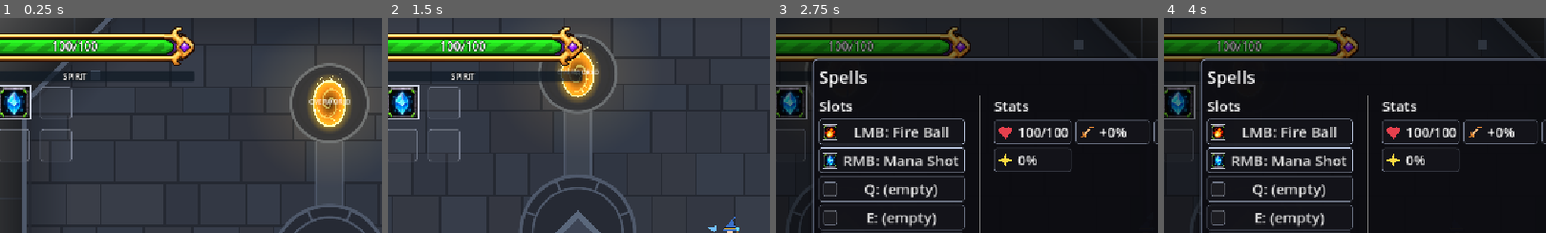
Above: before the commit, frames 1-4 (left to right).
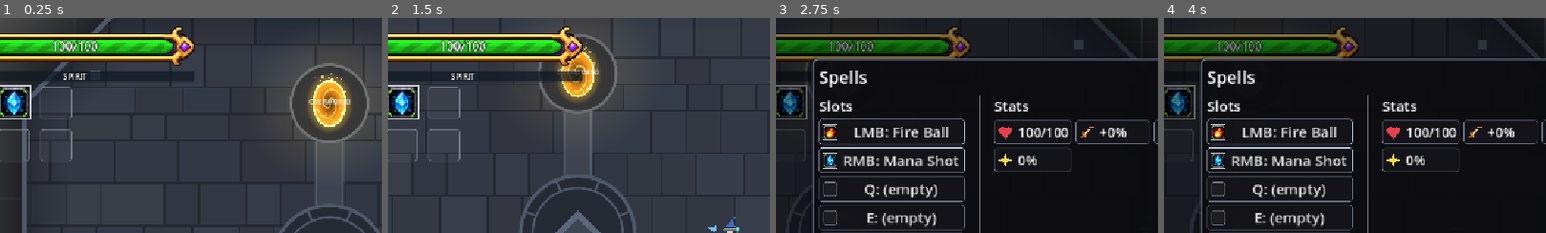
Above: after the commit, the same moments.

Repository: BestestGameStudio/gangU
Game: Godot game, scene res://scenes/main.tscn
Two runs of this game, one before a commit and one after it. Both use one fixed random seed, a clock stepped at 60 frames per second and the inputs below. Sound files missing from this copy of the repository are replaced by a short silence.
Inputs (mouse positions are % of the whole screen's width and height, from its top left):
- Up to frame 1 (0.25 s): no input
- Up to frame 2 (1.5 s): tap Enter at 0.5 s; move the mouse to (72, 45) at 0.52 s; hold D (move_right) 0.53-1.25 s; hold Space (cast) 0.53-1.25 s; click (72, 45) at 0.67 s; drag from (30, 55) to (35, 13) at 1.27 s
- Up to frame 3 (2.75 s): move the mouse to (60, 28) at 2.02 s; hold D (move_right) from 2.03 s (still down); hold Tab (equip_panel) from 2.03 s (still down)
- Up to frame 4 (4 s): release D (move_right) at 2.75 s; release Tab (equip_panel) at 2.75 s; drag from (45, 70) to (5, 69) at 2.77 s; move the mouse to (80, 65) at 3.52 s; hold A (move_left) from 3.53 s (still down); click (80, 65) at 3.6 s
The pictures show only the part of the screen within x 7-57%, y 0-50%; the shares and areas given below are measured in that part.

The runs differ from the first frame. In frame 1, 0.1% of the frame differs, in the area x 82-91%, y 25-49%; in frame 2, less than 0.1%; in frame 3, less than 0.1%; in frame 4, less than 0.1%.

Commit message:
feat(shop): sell only base spells, never upgraded variants (#496)
The demo catalog drops every SpellUpgrade result_spell (30 upgraded
variants incl. Heavy Rain, Fire Ball Split, Fire Ball Beam Piercing);
the pool is now the 9 base player spells. test496 plus the updated
test466/test129 derive base vs upgraded from resources/upgrades data.

Co-authored-by: Colin Lin <351329964+instinct-dc@users.noreply.github.com>
Co-Authored-By: Claude Opus 5.5 <noreply@anthropic.com>

Diff:
--- a/resources/shop/demo_catalog.tres
+++ b/resources/shop/demo_catalog.tres
@@ -1,105 +1,20 @@
-[gd_resource type="Resource" script_class="ShopCatalog" load_steps=80 format=3 uid="uid://bgangurshopcat"]
+[gd_resource type="Resource" script_class="ShopCatalog" load_steps=21 format=3 uid="uid://bgangurshopcat"]
 
 [ext_resource type="Script" path="res://scripts/shop_catalog.gd" id="1"]
 [ext_resource type="Script" path="res://scripts/shop_entry.gd" id="2"]
-[ext_resource type="Spell" path="res://resources/spells/big_ball.tres" id="3"]
-[ext_resource type="Spell" uid="uid://bgangu265bf" path="res://resources/spells/bolt_flurry.tres" id="4"]
-[ext_resource type="Spell" uid="uid://bgangu265bh" path="res://resources/spells/bolt_heavy.tres" id="5"]
 [ext_resource type="Spell" uid="uid://bgangu4fire" path="res://resources/spells/fire_ball.tres" id="6"]
-[ext_resource type="Spell" uid="uid://bgangubeam" path="res://resources/spells/fire_ball_beam.tres" id="7"]
-[ext_resource type="Spell" uid="uid://bgangum2bh" path="res://resources/spells/fire_ball_beam_heavy.tres" id="8"]
-[ext_resource type="Spell" uid="uid://bgangum2bhm" path="res://resources/spells/fire_ball_beam_homing.tres" id="9"]
-[ext_resource type="Spell" uid="uid://bgangum2bl" path="res://resources/spells/fire_ball_beam_long.tres" id="10"]
-[ext_resource type="Spell" uid="uid://bgangum2bp" path="res://resources/spells/fire_ball_beam_piercing.tres" id="11"]
-[ext_resource type="Spell" uid="uid://bgangusplit" path="res://resources/spells/fire_ball_split.tres" id="12"]
-[ext_resource type="Spell" uid="uid://bgangum2sh" path="res://resources/spells/fire_ball_split_heavy.tres" id="13"]
-[ext_resource type="Spell" uid="uid://bgangum2sw" path="res://resources/spells/fire_ball_split_wide.tres" id="14"]
 [ext_resource type="Spell" path="res://resources/spells/frost_shard.tres" id="15"]
-[ext_resource type="Spell" path="res://resources/spells/heavy_rain.tres" id="17"]
 [ext_resource type="Spell" uid="uid://bgangu4mana" path="res://resources/spells/mana_shot.tres" id="18"]
-[ext_resource type="Spell" uid="uid://bgangumslnce" path="res://resources/spells/mana_shot_lance.tres" id="19"]
-[ext_resource type="Spell" uid="uid://bgangumsvoly" path="res://resources/spells/mana_shot_volley.tres" id="20"]
 [ext_resource type="Spell" uid="uid://bgangu3bolt" path="res://resources/spells/placeholder_bolt.tres" id="21"]
 [ext_resource type="Spell" path="res://resources/spells/spirit_punch.tres" id="22"]
-[ext_resource type="Spell" path="res://resources/spells/spirit_punch_bubble.tres" id="23"]
-[ext_resource type="Spell" path="res://resources/spells/spirit_punch_burst.tres" id="24"]
-[ext_resource type="Spell" path="res://resources/spells/spirit_punch_launch.tres" id="25"]
 [ext_resource type="Spell" uid="uid://bgangu216blk" path="res://resources/spells/stone_block.tres" id="26"]
 [ext_resource type="Spell" path="res://resources/spells/stone_hammer.tres" id="27"]
-[ext_resource type="Spell" path="res://resources/spells/stone_hammer_gambler.tres" id="28"]
-[ext_resource type="Spell" path="res://resources/spells/stone_hammer_leap.tres" id="29"]
-[ext_resource type="Spell" path="res://resources/spells/stone_hammer_reaper.tres" id="30"]
-[ext_resource type="Spell" path="res://resources/spells/stone_hammer_rhythm.tres" id="31"]
-[ext_resource type="Spell" path="res://resources/spells/stone_hammer_titan.tres" id="32"]
-[ext_resource type="Spell" path="res://resources/spells/stone_hammer_vortex.tres" id="33"]
 [ext_resource type="Spell" uid="uid://bgangu212sum" path="res://resources/spells/summon_ally.tres" id="34"]
-[ext_resource type="Spell" path="res://resources/spells/surging_bubble.tres" id="35"]
 [ext_resource type="Spell" path="res://resources/spells/water_ball.tres" id="37"]
-[ext_resource type="Spell" path="res://resources/spells/water_ball_guided.tres" id="38"]
-[ext_resource type="Spell" path="res://resources/spells/water_ball_seeking.tres" id="39"]
-[ext_resource type="Spell" path="res://resources/spells/water_ball_tidal.tres" id="40"]
-[ext_resource type="Spell" path="res://resources/spells/water_barrage.tres" id="41"]
-[ext_resource type="Spell" path="res://resources/spells/water_bubble.tres" id="42"]
-[ext_resource type="Spell" path="res://resources/spells/water_splash.tres" id="43"]
-
-[sub_resource type="Resource" id="3"]
-script = ExtResource("2")
-good = ExtResource("3")
-price = 10
-
-[sub_resource type="Resource" id="4"]
-script = ExtResource("2")
-good = ExtResource("4")
-price = 10
-
-[sub_resource type="Resource" id="5"]
-script = ExtResource("2")
-good = ExtResource("5")
-price = 10
 
 [sub_resource type="Resource" id="6"]
 script = ExtResource("2")
 good = ExtResource("6")
-price = 10
-
-[sub_resource type="Resource" id="7"]
-script = ExtResource("2")
-good = ExtResource("7")
-price = 10
-
-[sub_resource type="Resource" id="8"]
-script = ExtResource("2")
-good = ExtResource("8")
-price = 10
-
-[sub_resource type="Resource" id="9"]
-script = ExtResource("2")
-good = ExtResource("9")
-price = 10
-
-[sub_resource type="Resource" id="10"]
-script = ExtResource("2")
-good = ExtResource("10")
-price = 10
-
-[sub_resource type="Resource" id="11"]
-script = ExtResource("2")
-good = ExtResource("11")
-price = 10
-
-[sub_resource type="Resource" id="12"]
-script = ExtResource("2")
-good = ExtResource("12")
-price = 10
-
-[sub_resource type="Resource" id="13"]
-script = ExtResource("2")
-good = ExtResource("13")
-price = 10
-
-[sub_resource type="Resource" id="14"]
-script = ExtResource("2")
-good = ExtResource("14")
 price = 10
 
 [sub_resource type="Resource" id="15"]
@@ -107,24 +22,9 @@
 good = ExtResource("15")
 price = 10
 
-[sub_resource type="Resource" id="17"]
-script = ExtResource("2")
-good = ExtResource("17")
-price = 10
-
 [sub_resource type="Resource" id="18"]
 script = ExtResource("2")
 good = ExtResource("18")
-price = 10
-
-[sub_resource type="Resource" id="19"]
-script = ExtResource("2")
-good = ExtResource("19")
-price = 10
-
-[sub_resource type="Resource" id="20"]
-script = ExtResource("2")
-good = ExtResource("20")
 price = 10
 
 [sub_resource type="Resource" id="21"]
@@ -137,21 +37,6 @@
 good = ExtResource("22")
 price = 10
 
-[sub_resource type="Resource" id="23"]
-script = ExtResource("2")
-good = ExtResource("23")
-price = 10
-
-[sub_resource type="Resource" id="24"]
-script = ExtResource("2")
-good = ExtResource("24")
-price = 10
-
-[sub_resource type="Resource" id="25"]
-script = ExtResource("2")
-good = ExtResource("25")
-price = 10
-
 [sub_resource type="Resource" id="26"]
 script = ExtResource("2")
 good = ExtResource("26")
@@ -162,44 +47,9 @@
 good = ExtResource("27")
 price = 10
 
-[sub_resource type="Resource" id="28"]
-script = ExtResource("2")
-good = ExtResource("28")
-price = 10
-
-[sub_resource type="Resource" id="29"]
-script = ExtResource("2")
-good = ExtResource("29")
-price = 10
-
-[sub_resource type="Resource" id="30"]
-script = ExtResource("2")
-good = ExtResource("30")
-price = 10
-
-[sub_resource type="Resource" id="31"]
-script = ExtResource("2")
-good = ExtResource("31")
-price = 10
-
-[sub_resource type="Resource" id="32"]
-script = ExtResource("2")
-good = ExtResource("32")
-price = 10
-
-[sub_resource type="Resource" id="33"]
-script = ExtResource("2")
-good = ExtResource("33")
-price = 10
-
 [sub_resource type="Resource" id="34"]
 script = ExtResource("2")
 good = ExtResource("34")
-price = 10
-
-[sub_resource type="Resource" id="35"]
-script = ExtResource("2")
-good = ExtResource("35")
 price = 10
 
 [sub_resource type="Resource" id="37"]
@@ -207,36 +57,6 @@
 good = ExtResource("37")
 price = 10
 
-[sub_resource type="Resource" id="38"]
-script = ExtResource("2")
-good = ExtResource("38")
-price = 10
-
-[sub_resource type="Resource" id="39"]
-script = ExtResource("2")
-good = ExtResource("39")
-price = 10
-
-[sub_resource type="Resource" id="40"]
-script = ExtResource("2")
-good = ExtResource("40")
-price = 10
-
-[sub_resource type="Resource" id="41"]
-script = ExtResource("2")
-good = ExtResource("41")
-price = 10
-
-[sub_resource type="Resource" id="42"]
-script = ExtResource("2")
-good = ExtResource("42")
-price = 10
-
-[sub_resource type="Resource" id="43"]
-script = ExtResource("2")
-good = ExtResource("43")
-price = 10
-
 [resource]
 script = ExtResource("1")
-entries = Array[ExtResource("2")]([SubResource("3"), SubResource("4"), SubResource("5"), SubResource("6"), SubResource("7"), SubResource("8"), SubResource("9"), SubResource("10"), SubResource("11"), SubResource("12"), SubResource("13"), SubResource("14"), SubResource("15"), SubResource("17"), SubResource("18"), SubResource("19"), SubResource("20"), SubResource("21"), SubResource("22"), SubResource("23"), SubResource("24"), SubResource("25"), SubResource("26"), SubResource("27"), SubResource("28"), SubResource("29"), SubResource("30"), SubResource("31"), SubResource("32"), SubResource("33"), SubResource("34"), SubResource("35"), SubResource("37"), SubResource("38"), SubResource("39"), SubResource("40"), SubResource("41"), SubResource("42"), SubResource("43")])
+entries = Array[ExtResource("2")]([SubResource("6"), SubResource("15"), SubResource("18"), SubResource("21"), SubResource("22"), SubResource("26"), SubResource("27"), SubResource("34"), SubResource("37")])
--- a/scripts/record466_shop_spell_pool.gd
+++ b/scripts/record466_shop_spell_pool.gd
@@ -1,6 +1,7 @@
 extends SceneTree
 ## #466 rendered fixture: the production shop pool holds every PLAYER
-## spell in the game (resources/shop/demo_catalog.tres, 39 spells, flat
+## BASE spell in the game (resources/shop/demo_catalog.tres, 9 spells since
+## #496 dropped every upgraded variant, flat
 ## 10c; the enemy-only boss spells head_bolt/warlord_orb are excluded -
 ## Daniel 2026-11-09: "Do not keep enemy spells") and each stock shows 3
 ## random picks from it. Real production catalog + real ShopPanel; the
@@ -44,7 +45,7 @@
 	_label = Label.new()
 	_label.position = Vector2(24, 24)
 	_label.add_theme_font_size_override("font_size", 30)
-	_label.text = "#466 shop pool: all 39 player spells, flat 10c - 3 random per stock"
+	_label.text = "#496 shop pool: 9 base spells only (no upgrades), flat 10c - 3 random per stock"
 	hud.add_child(_label)
 
 func _process(_delta: float) -> bool:
@@ -58,7 +59,7 @@
 			var btn := panel.find_children("RefreshButton", "Button", true, false)
 			if not btn.is_empty():
 				btn[0].pressed.emit()
-				_label.text = "#466 paid re-roll: a new random 3 from the 39-spell pool"
+				_label.text = "#496 paid re-roll: a new random 3 from the 9 base spells"
 	if _frame >= END:
 		quit(0)
 	return false
--- a/scripts/shop.gd
+++ b/scripts/shop.gd
@@ -157,6 +157,10 @@
 ## boss spells (head_bolt, warlord_orb - Daniel 2026-11-09: "Do not keep
 ## enemy spells"), so each stock is Daniel's "3 Random from the pool";
 ## ownership exclusion still applies per-draw.
+## (#496, Colin 2026-11-10) NARROWED: only BASE spells are sold. Any spell
+## that is a SpellUpgrade result_spell (resources/upgrades/*.tres, e.g.
+## Heavy Rain) is an upgraded variant earned through use and is left out
+## of the catalog; test496/test466/test129 enforce this from upgrade data.
 func _reroll_stock() -> void:
 	var pool := offerable_entries()
 	pool.shuffle()
--- a/scripts/test129_shop.gd
+++ b/scripts/test129_shop.gd
@@ -106,12 +106,25 @@
 	## by enemy_behavior_cover) - Daniel 2026-11-09: "Do not keep enemy
 	## spells".
 	const ENEMY_ONLY := ["head_bolt.tres", "warlord_orb.tres", "mustache_rock.tres"]
+	## #496: upgraded variants (any SpellUpgrade result_spell, derived from
+	## the upgrade data) are never sold - only base spells.
 	var demo: ShopCatalog = preload("res://resources/shop/demo_catalog.tres")
+	var upgraded := {}
+	for f in DirAccess.open("res://resources/upgrades").get_files():
+		if f.ends_with(".tres"):
+			var up := load("res://resources/upgrades/" + f) as SpellUpgrade
+			if up != null and up.result_spell != null:
+				upgraded[up.result_spell.resource_path.get_file()] = true
 	var spell_files: Array[String] = []
 	for f in DirAccess.open("res://resources/spells").get_files():
-		if f.ends_with(".tres") and not ENEMY_ONLY.has(f):
+		if f.ends_with(".tres") and not ENEMY_ONLY.has(f) and not upgraded.has(f):
 			spell_files.append(f)
-	_check(demo.entries.size() == spell_files.size(), "catalog holds every player spell resource (%d)" % spell_files.size())
+	_check(demo.entries.size() == spell_files.size(), "catalog holds every base player spell resource (%d)" % spell_files.size())
+	var upgraded_leak := false
+	for e in demo.entries:
+		if e.good is Spell and upgraded.has((e.good as Spell).resource_path.get_file()):
+			upgraded_leak = true
+	_check(not upgraded_leak, "no upgraded variant in the pool (#496)")
 	for enemy_file in ENEMY_ONLY:
 		var leaked := false
 		for e in demo.entries:
--- a/scripts/test466_shop_spell_pool.gd
+++ b/scripts/test466_shop_spell_pool.gd
@@ -7,7 +7,8 @@
 ## warlord_orb exist only as boss attack projectiles
 ## (scripts/enemy_behavior_head.gd / enemy_behavior_warlord.gd). Exercises
 ## the PRODUCTION data (resources/shop/demo_catalog.tres) and the new
-## stock_size default.
+## stock_size default. #496 (Colin 2026-11-10): only BASE spells are sold;
+## every SpellUpgrade result_spell (e.g. Heavy Rain) stays out.
 var failures := 0
 
 var shop: Shop
@@ -53,12 +54,24 @@
 			out.append(f)
 	return out
 
+## #496: spell files that are the RESULT of a SpellUpgrade (upgraded
+## variants), derived from the upgrade data - never from names.
+func _upgraded_spell_files() -> Dictionary:
+	var out := {}
+	for f in DirAccess.open("res://resources/upgrades").get_files():
+		if f.ends_with(".tres"):
+			var up := load("res://resources/upgrades/" + f) as SpellUpgrade
+			if up != null and up.result_spell != null:
+				out[up.result_spell.resource_path.get_file()] = true
+	return out
+
 ## Spell resources that BELONG in the shop pool: every spell file minus
-## the enemy-only set.
+## the enemy-only set and (#496) minus every upgraded variant.
 func _player_spell_files() -> Array[String]:
+	var upgraded := _upgraded_spell_files()
 	var out: Array[String] = []
 	for f in _spell_files():
-		if not ENEMY_ONLY.has(f):
+		if not ENEMY_ONLY.has(f) and not upgraded.has(f):
 			out.append(f)
 	return out
 
@@ -74,7 +87,7 @@
 	var demo: ShopCatalog = preload("res://resources/shop/demo_catalog.tres")
 	var files := _player_spell_files()
 	_check(demo.entries.size() == files.size(),
-		"pool holds every player spell resource (%d entries)" % files.size())
+		"pool holds every BASE player spell resource (%d entries)" % files.size())
 	var flat := true
 	var seen: Array[Resource] = []
 	var present := {}
@@ -90,6 +103,9 @@
 	for player_file in files:
 		_check(present.has(player_file),
 			"player spell is in the pool: %s" % player_file)
+	for upgraded_file in _upgraded_spell_files():
+		_check(not present.has(upgraded_file),
+			"upgraded variant stays out of the pool (#496): %s" % upgraded_file)
 
 	## 2. Production slot count is 3 (Daniel: "3 Random from the pool").
 	_check(Shop.new().stock_size == 3, "stock_size default is 3 (#466)")
--- /dev/null
+++ b/scripts/test496_shop_base_spells.gd
@@ -0,0 +1,65 @@
+extends SceneTree
+## #496 (Colin 2026-11-10): "Keep the shop pool limited to base spells with
+## no upgrades. Do not sell upgraded variants." Heavy Rain is an upgraded
+## spell and must not be sold. Base vs upgraded comes from the SpellUpgrade
+## DATA (resources/upgrades/*.tres result_spell), never from names.
+## Run: godot --headless --path . -s scripts/test496_shop_base_spells.gd
+var failures := 0
+
+func _check(ok: bool, label: String) -> void:
+	if not ok:
+		failures += 1
+	print("[496] ", label, " -> ", "PASS" if ok else "FAIL")
+
+func _initialize() -> void:
+	var upgrades: Array[SpellUpgrade] = []
+	for f in DirAccess.open("res://resources/upgrades").get_files():
+		if f.ends_with(".tres"):
+			var up := load("res://resources/upgrades/" + f) as SpellUpgrade
+			if up != null:
+				upgrades.append(up)
+	_check(upgrades.size() > 0, "upgrade data loads (%d SpellUpgrades)" % upgrades.size())
+	var upgraded := {} # result spell path -> upgrade id
+	for up in upgrades:
+		if up.result_spell != null:
+			upgraded[up.result_spell.resource_path] = up.id
+
+	var demo: ShopCatalog = load("res://resources/shop/demo_catalog.tres")
+	var pool := {}
+	var leaks: Array[String] = []
+	for e in demo.entries:
+		var s := e.good as Spell
+		_check(s != null, "entry is a Spell")
+		if s == null:
+			continue
+		pool[s.resource_path] = true
+		if upgraded.has(s.resource_path):
+			leaks.append("%s (%s)" % [s.spell_name, upgraded[s.resource_path]])
+	_check(leaks.is_empty(), "no upgraded variant is sold %s" % [leaks])
+
+	# Named examples from the issue, resolved through upgrade data.
+	var heavy_rain := load("res://resources/spells/heavy_rain.tres") as Spell
+	_check(upgraded.has(heavy_rain.resource_path), "upgrade data marks Heavy Rain as upgraded")
+	_check(not pool.has(heavy_rain.resource_path), "Heavy Rain is not in the shop pool")
+	for p in ["res://resources/spells/fire_ball_beam_piercing.tres", "res://resources/spells/fire_ball_split.tres"]:
+		_check(upgraded.has(p) and not pool.has(p), "upgraded %s is not sold" % p.get_file())
+
+	# Every SOURCE-only spell (an upgrade tree root) is sold: the base of
+	# each tree stays buyable, so players can start the tree from the shop.
+	for up in upgrades:
+		var src := up.source_spell
+		if src != null and not upgraded.has(src.resource_path):
+			_check(pool.has(src.resource_path), "tree root %s is sold" % src.spell_name)
+
+	# Base spells stay buyable at the flat price (Fire Ball, Water Ball...).
+	var all_flat := true
+	for e in demo.entries:
+		if e.price != 10:
+			all_flat = false
+	_check(all_flat, "base spells keep the flat 10c price")
+	_check(demo.entries.size() == 9, "pool is the 9 base player spells (was 39 with variants) - got %d" % demo.entries.size())
+
+	print("[496] DONE failures=", failures)
+	if failures == 0:
+		print("RESULT: ALL PASS")
+	quit(failures)
